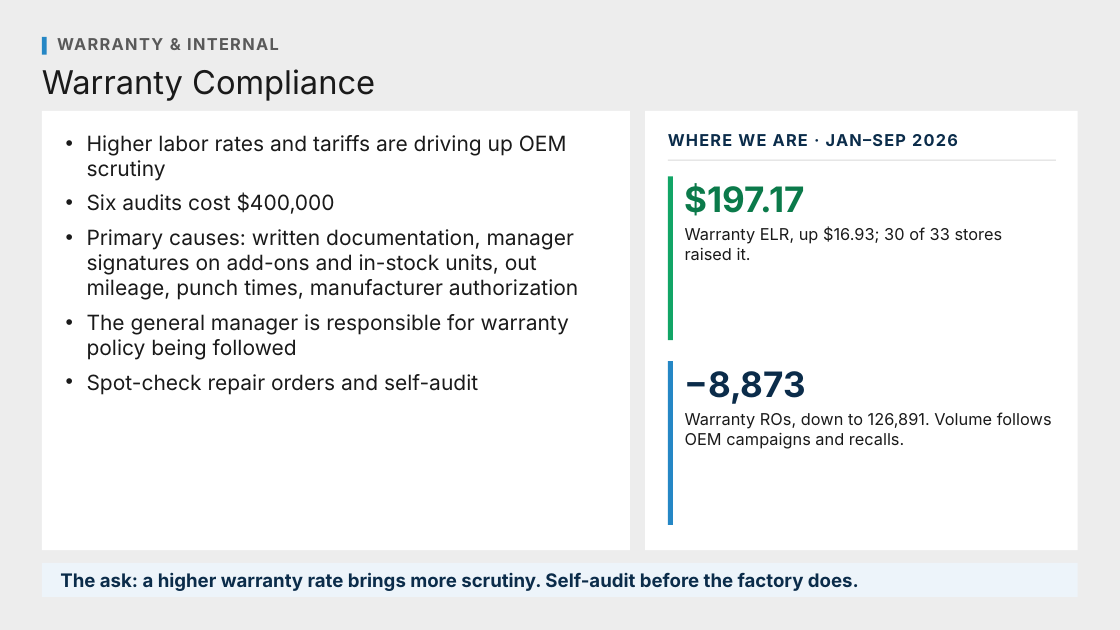
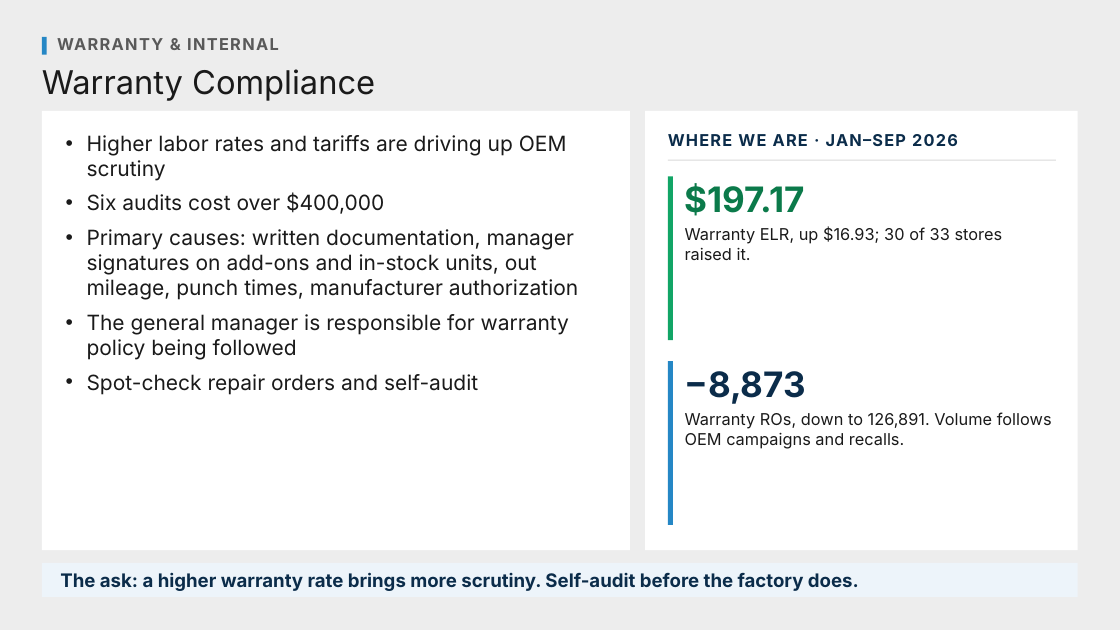
Before and after one commit to Ndresner/Noah, a slide deck: slide 105 of day2-deck/decks/Fixed Ops - Day 2 Example Test Deck.pptx. Drawn at 1120x630 pixels with LibreOffice and Linux fonts; fonts in the diff are those of the drawing. Boxes give left, top, right and bottom in pixels: in the first picture for what was removed or moved away, otherwise in the second. Text is boxed around its words. In the diff, an @@ line names an element or a change of style, - is before the commit and + after.

```diff
--- a/day2-deck/decks/Fixed Ops - Day 2 Example Test Deck.pptx
+++ b/day2-deck/decks/Fixed Ops - Day 2 Example Test Deck.pptx
@@ text at bbox=[87, 193, 384, 214]: text changed @@
-• Six audits cost $400,000
+• Six audits cost over $400,000
```
Also in this commit, not shown: 8 other slides changed, 2 slides added, 14 other files.
